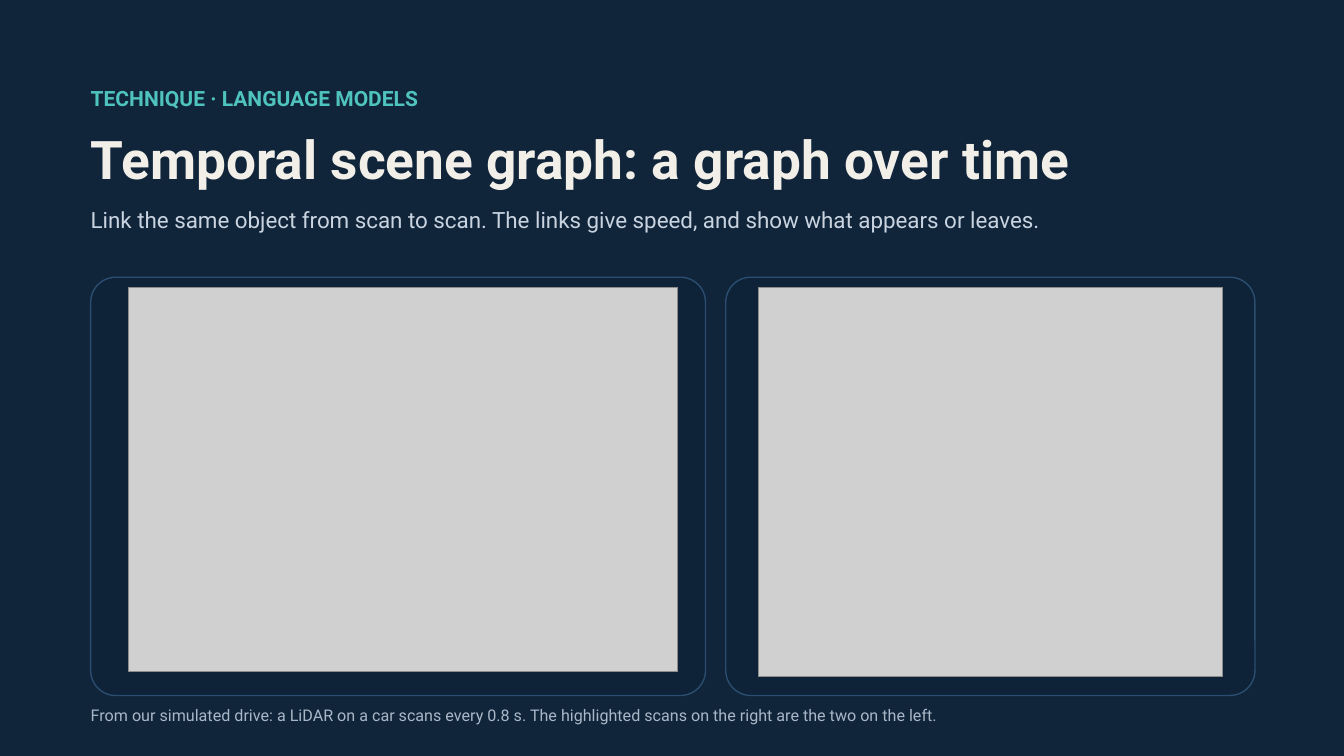
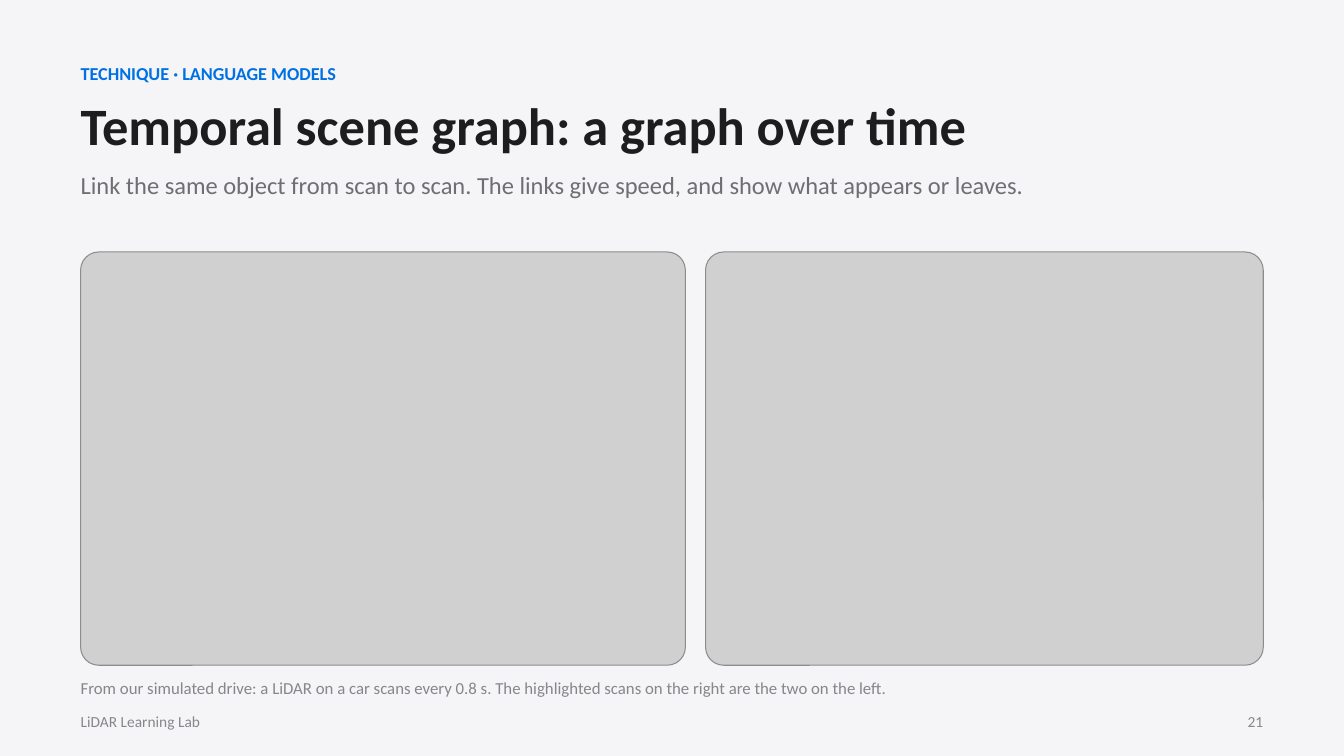
Before and after one commit to maninka123/lidar-learning-lab, a slide deck: slide 21 of presentation/LiDAR_Workshop_Slides.pptx. Drawn at 1344x756 pixels with LibreOffice and Linux fonts; fonts in the diff are those of the drawing; grey boxes stand for pictures. Boxes give left, top, right and bottom in pixels: in the first picture for what was removed or moved away, otherwise in the second. Text is boxed around its words. In the diff, an @@ line names an element or a change of style, - is before the commit and + after.

```diff
--- a/presentation/LiDAR_Workshop_Slides.pptx
+++ b/presentation/LiDAR_Workshop_Slides.pptx
@@ background #10243A to #F5F5F7 @@
@@ text "TECHNIQUE · LANGUAGE MODELS": place and size @@
-text "TECHNIQUE · LANGUAGE MODELS" at box(91, 91, 418, 109)
+text "TECHNIQUE · LANGUAGE MODELS" at box(81, 68, 336, 83)
@@ text "TECHNIQUE · LANGUAGE MODELS" at box(81, 68, 336, 83): size 15 to 13 pt, font Roboto to Calibri, text colour #4FC3BD to #0071E3; less space between paragraphs @@
@@ text "Temporal scene graph: a graph ...": place and size @@
-text "Temporal scene graph: a graph ..." at box(91, 139, 1069, 190)
+text "Temporal scene graph: a graph ..." at box(81, 108, 966, 154)
@@ text "Temporal scene graph: a graph ..." at box(81, 108, 966, 154): size 38 to 37.5 pt, font Roboto to Calibri, text colour #F2EFE8 to #1D1D1F; less space between paragraphs @@
@@ text "Link the same object from ...": place and size @@
-text "Link the same object from ..." at box(91, 211, 1039, 233)
+text "Link the same object from ..." at box(81, 177, 1023, 198)
@@ text "Link the same object from ..." at box(81, 177, 1023, 198): size 16 to 17.5 pt, font Roboto to Calibri, text colour #C9D4E0 to #6E6E73; line spacing 1 to 1.1; less space between paragraphs @@
@@ picture: place and size @@
-picture at box(128, 287, 678, 671)
+picture at box(81, 252, 686, 665)
@@ picture: place and size @@
-picture at box(759, 287, 1223, 677)
+picture at box(706, 252, 1263, 665)
@@ rounded rectangle removed at box(91, 277, 706, 696) @@
@@ rounded rectangle removed at box(726, 277, 1255, 696) @@
@@ text "From our simulated drive: a ...": place and size @@
-text "From our simulated drive: a ..." at box(91, 709, 937, 725)
+text "From our simulated drive: a ..." at box(81, 682, 886, 697)
@@ text "From our simulated drive: a ..." at box(81, 682, 886, 697): size 11.5 to 12 pt, font Roboto to Calibri, text colour #A9B8C8 to #86868B; less space between paragraphs @@
@@ text added at box(81, 716, 200, 730), 11 pt, text #86868B @@
+LiDAR Learning Lab
@@ text added at box(1248, 717, 1264, 727), 11 pt, text #86868B @@
+21
```
Also in this commit, not shown: 22 other slides changed, 2 slides added, 2 slides removed.
